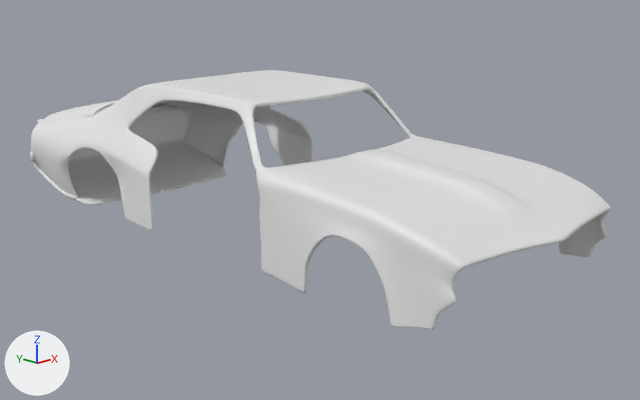
The Blender file muscle/version/muscle1.blend, before and after one commit.
The view is the same before and after, from a camera (50 mm lens) standing at (-4.53, -5.07, 1.67) and looking at (0.17, -0.32, -0.18). Every picture has the same lights, and +X, +Y and +Z are marked at lower left.

Objects in the first picture: 'front'.
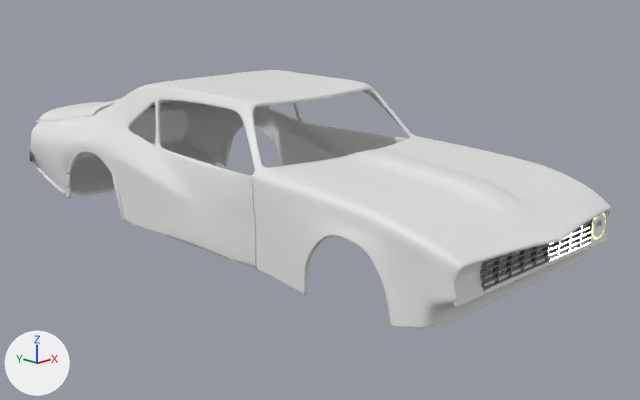
Edits to the bpy script that builds the scene:
```text
Add mat_led:
    mat_led = principled_material('led')
    mat_led.base_color = (0.8, 0.8, 0.8)  # white #e7e7e7
    mat_led.emission_color = (0.911, 1.0, 0.213)  # yellow #f5ff7f
    mat_led.emission_strength = 1.0
Change me_plane_001:
    used by ob_front; location = (0.0, -1.553, 0.0)
    remove me_plane_001.from_pydata(...)  # 573 vertices, 443 faces, 23 loose edges; spans x -0.02..0.95, y -0.98..4.0, z -0.45..0.7
    add me_plane_001.from_pydata(...)  # 721 vertices, 565 faces, 18 loose edges; spans x -0.03..0.95, y -0.97..4.0, z -0.41..0.7
    me_plane_001 part 1: 33 vertices moved from x 0.0..0.95, y 0.75..4.0, z -0.45..0.42 to x -0.03..0.94, y 0.79..3.97, z -0.39..0.42; 57 vertices removed from x 0.0..0.94, y 0.74..4.0, z -0.44..0.44; 201 vertices added at x 0.0..0.93, y 0.27..3.98, z -0.39..0.7
    me_plane_001 part 2: 5 vertices moved from x 0.0..0.83, y -0.98..-0.8, z -0.11..0.06 to x 0.0..0.84, y -0.97..-0.82, z -0.08..0.06; 1 vertex removed from x 0.85, y -0.78, z -0.2; 5 vertices added at x 0.0..0.82, y -0.78..-0.71, z -0.35..-0.19
Add me_circle_004:
    me_circle_004.from_pydata(...)  # 281 vertices, 192 faces; spans x -8.58..-6.58, y -1.0..1.0, z 0.0
    me_circle_004.materials.append(mat_led)  # white #e7e7e7
Add me_circle_002:
    me_circle_002.from_pydata(...)  # 433 vertices, 433 faces; spans x -8.58..-6.58, y -1.0..1.0, z 0.0
Add me_plane_011:
    me_plane_011.from_pydata(...)  # 660 vertices, 582 faces; spans x -0.98..1.02, y -0.31..0.12, z 3.97..4.05
    me_plane_011.materials.append(mat_chrome)  # grey #909090
Add me_plane_009:
    me_plane_009.from_pydata(...)  # 24 vertices, 8 faces, 8 loose edges; spans x -0.01..0.841, y -0.984..-0.776, z -0.2..0.066
Add ob_gol_led:
    ob_gol_led = bpy.data.objects.new('gol led', me_circle_004)
    ob_gol_led.location = (1.412, -2.384, -0.056)
    ob_gol_led.rotation_euler = (1.571, 0.0, 0.0)  # degrees (90, 0, 0)
    ob_gol_led.scale = (0.0925, 0.0925, 0.0925)
    _m = ob_gol_led.modifiers.new('Solidify', 'SOLIDIFY')
    _m.thickness = 0.04
Add ob_circle:
    ob_circle = bpy.data.objects.new('Circle', me_circle_002)
    ob_circle.location = (1.412, -2.384, -0.056)
    ob_circle.rotation_euler = (1.571, 0.0, 0.0)  # degrees (90, 0, 0)
    ob_circle.scale = (0.0925, 0.0925, 0.0925)
    _m = ob_circle.modifiers.new('Solidify', 'SOLIDIFY')
    _m.thickness = 0.04
Add ob_middle_grill:
    ob_middle_grill = bpy.data.objects.new('middle grill', me_plane_011)
    ob_middle_grill.location = (0.0, 0.0, 0.0)
    ob_middle_grill.rotation_euler = (1.571, 0.0, 0.0)  # degrees (90, 0, 0)
    ob_middle_grill.scale = (0.59, 0.59, 0.59)
Add ob_head_grill:
    ob_head_grill = bpy.data.objects.new('head grill', me_plane_009)
    ob_head_grill.location = (0.0, -1.553, 0.0)
    _m = ob_head_grill.modifiers.new('Mirror', 'MIRROR')
    _m = ob_head_grill.modifiers.new('Solidify', 'SOLIDIFY')
    _m.thickness = 0.03
    _m.edge_crease_inner = 0.36
    _m.edge_crease_outer = 0.36
    _m = ob_head_grill.modifiers.new('Subdivision', 'SUBSURF')
    _m.levels = 2
```

What differs and where, as boxes [x1, y1, x2, y2] in the pictures (640 x 400 px; the box of a moved part takes in the faces that stretch with it):
'front', reshaped: before [31, 70, 611, 329]; after [31, 70, 611, 328]
'middle grill', added: after [480, 220, 592, 293]
'head grill', added: after [450, 212, 607, 307]
'Circle', added: after [592, 214, 606, 238]
'gol led', added: after [591, 213, 606, 239]
part 1 of me_plane_001, built on: before [38, 91, 437, 276]; after [31, 70, 437, 295]
part 2 of me_plane_001, moved or reshaped: before [436, 211, 609, 317]; after [437, 210, 611, 322]
